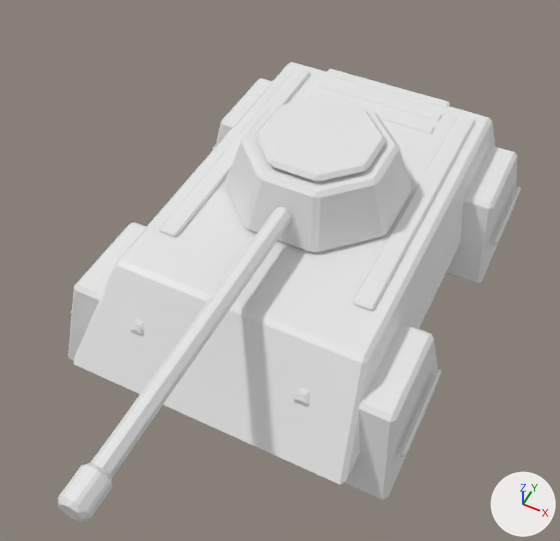
An edit to the glTF model art/units/lighttank.glb, drawn before and after from the same camera.
Camera for both pictures: a 50 mm lens placed at (5.46, -12.56, 15.66), pointed at (0.27, -2.18, 2.69). Lighting does not change. The marker at lower right points along +X, +Y and +Z. The older version comes first. Vertices at exactly the same position are counted once.

Names of what the first picture shows: 'lighttank'.
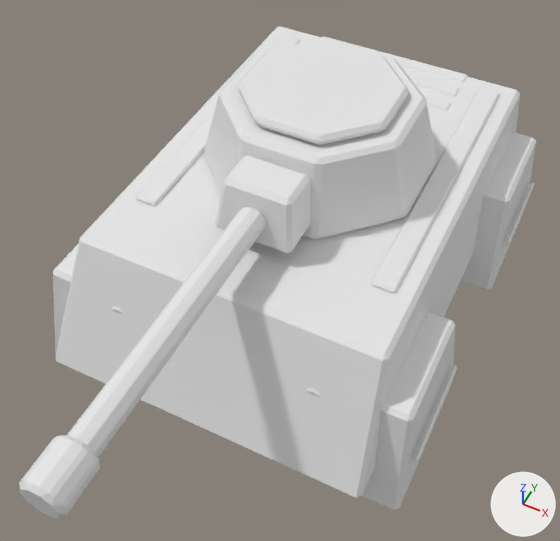
Boxes (x1, y1, x2, y2) around the edits, measured in the pictures (560 x 541 px; the box of a moved part takes in the faces that stretch with it):
'lighttank', reshaped (12% wider, 7% taller)
    before: (58, 62, 521, 522)
    after: (19, 26, 536, 518)
part 1 of me_piece, moved or reshaped
    before: (493, 187, 521, 245)
    after: (505, 182, 534, 246)
part 2 of me_piece, moved or reshaped
    before: (400, 369, 441, 457)
    after: (414, 366, 457, 463)
part 3 of me_piece, moved or reshaped
    before: (293, 396, 309, 407)
    after: (306, 388, 320, 397)
part 4 of me_piece, moved or reshaped
    before: (352, 115, 475, 310)
    after: (371, 88, 500, 293)
part 5 of me_piece, moved or reshaped
    before: (130, 326, 144, 337)
    after: (111, 306, 123, 315)
part 6 of me_piece, moved or reshaped
    before: (159, 69, 310, 236)
    after: (135, 35, 300, 205)
part 7 of me_piece, rebuilt
    before: (446, 145, 518, 284)
    after: (461, 132, 536, 290)
part 8 of me_piece, rebuilt (10% wider, 12% taller)
    before: (74, 62, 495, 485)
    after: (56, 26, 520, 498)
part 9 of me_piece, rebuilt
    before: (344, 323, 439, 500)
    after: (362, 311, 455, 510)
part 10 of me_piece, rebuilt (not visible afterwards)
    before: (216, 78, 273, 146)
part 11 of me_piece, rebuilt
    before: (68, 222, 146, 360)
    after: (53, 243, 79, 353)
part 12 of me_piece, deleted
    before: (58, 69, 450, 522)
part 13 of me_piece, added
    after: (19, 36, 468, 518)

What changed in the scene script:
```text
Change me_piece:
    used by ob_lighttank; location = (0.0, 0.0, 0.0)
    remove me_piece.from_pydata(...)  # 616 vertices, 1144 faces; spans x -4.25..4.25, y -9.2..5.57, z 0.0..4.6
    add me_piece.from_pydata(...)  # 688 vertices, 1284 faces; spans x -4.55..4.55, y -9.6..5.68, z 0.0..5.95
    me_piece part 1: the loose piece of 16 vertices spanning x 4.15..4.25, y 2.4..4.8, z 1.0..1.2 is scaled about its middle by (1, 1.09, 1), then moved by (0.3, 0.0, 0.2)
    me_piece part 2: the loose piece of 16 vertices spanning x 4.15..4.25, y -4.4..-2.0, z 1.0..1.2 is scaled about its middle by (1, 1.09, 1), then moved by (0.3, 0.0, 0.2)
    me_piece part 3: the loose piece of 32 vertices spanning x 1.82..2.18, y -4.72..-4.62, z 1.82..2.18 is scaled about its middle by (1.23, 1, 1.23), then moved by (0.3, -0.1, 0.6)
    me_piece part 4: the loose piece of 16 vertices spanning x 2.15..2.65, y -2.6..4.6, z 2.98..3.08 is scaled about its middle by (1.14, 1.03, 1), then moved by (0.4, 0.0, 0.9)
    me_piece part 5: the loose piece of 32 vertices spanning x -2.18..-1.82, y -4.72..-4.62, z 1.82..2.18 is scaled about its middle by (1.23, 1, 1.23), then moved by (-0.3, -0.1, 0.6)
    me_piece part 6: the loose piece of 16 vertices spanning x -2.65..-2.15, y -2.6..4.6, z 2.98..3.08 is scaled about its middle by (1.14, 1.03, 1), then moved by (-0.4, 0.0, 0.9)
    me_piece part 7: the loose piece of 24 vertices spanning x 2.61..4.19, y 1.82..5.38, z 0.0..2.3 is rebuilt with 24 vertices and now spans x 2.51..4.49, y 1.72..5.48, z 0.0..2.8
    me_piece part 8: the loose piece of 24 vertices spanning x -3.38..3.38, y -5.54..5.57, z 1.0..3.0 is rebuilt with 24 vertices and now spans x -3.79..3.79, y -5.66..5.68, z 1.0..3.9
    me_piece part 9: the loose piece of 24 vertices spanning x 2.61..4.19, y -4.98..-1.42, z 0.0..2.3 is rebuilt with 24 vertices and now spans x 2.51..4.49, y -5.08..-1.32, z 0.0..2.8
    me_piece part 10: the loose piece of 24 vertices spanning x -4.19..-2.61, y 1.82..5.38, z 0.0..2.3 is rebuilt with 24 vertices and now spans x -4.49..-2.51, y 1.72..5.48, z 0.0..2.8
    me_piece part 11: the loose piece of 24 vertices spanning x -4.19..-2.61, y -4.98..-1.42, z 0.0..2.3 is rebuilt with 24 vertices and now spans x -4.49..-2.51, y -5.08..-1.32, z 0.0..2.8
    me_piece part 12: 9 loose pieces with 336 vertices, spanning x -2.23..2.23, y -9.2..5.08, z 1.77..4.6, are deleted
    me_piece part 13: 408 vertices added at x -2.58..2.58, y -9.6..5.17, z 2.32..5.95
    other edits to the shape of me_piece do not show in these pictures
```
